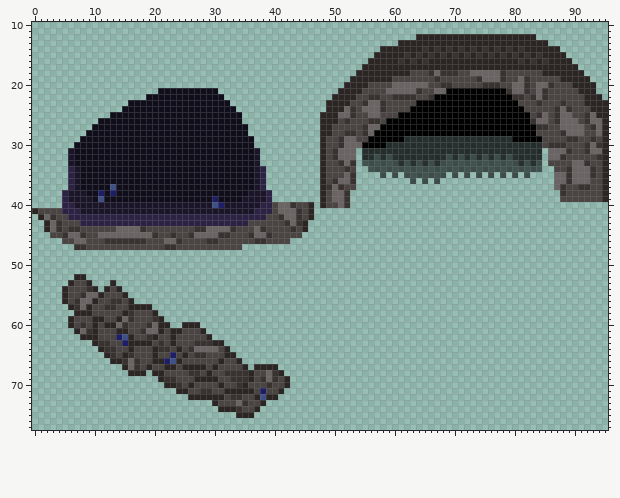
A sprite sheet gets an edit: graphics/structures/cave_entrance.png. Above is the file before it was changed.
The file is 96x96 pixels. Shown: x 0..95, y 10..77.
After the commit:
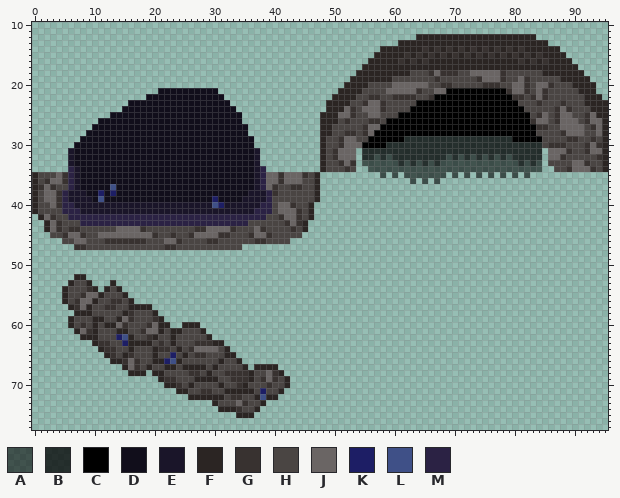
Palette (. is transparent): A #00000090  B #000000be  C #000000  D #110e1b  E #1a1529  F #2b2523  G #383230  H #4a4543  J #6a6564  K #1d1e65  L #3f5087  M #2b2244
From the commit log: Fix cave entrance tiles, tweak amp reflex charge move
What changed:
y 35: x 0..5 ...... -> FHHHJG; x 39..53 .........FHHHJG -> JJGJJJGHF......; x 87..95 JJGJJJGHF -> .........
y 36: x 0..5 ...... -> FHGJJG; x 39..53 .........FHGJJG -> JJGJJJHHF......; x 87..95 JJGJJJHHF -> .........
y 37: x 0..5 ...... -> FGJGHH; x 39..53 .........FGJGHH -> JGHHGGHHF......; x 87..95 JGHHGGHHF -> .........
y 38: x 0..4 ..... -> FHJJG; x 40..52 ........FHJJG -> GHHHHHHF.....; x 88..95 GHHHHHHF -> ........
y 39: x 0..4 ..... -> FHJJG; x 40..52 ........FHJJG -> HHHHHHHF.....; x 88..95 HHHHHHHF -> ........
y 40: x 0..4 ..... -> FHHJG; x 48..52 FHHJG -> .....
Changed places in both pictures, as pixel boxes (x1, y1, x2, y2):
added: (32, 172, 68, 208)
changed: (266, 172, 356, 208)
erased: (554, 172, 608, 202)
